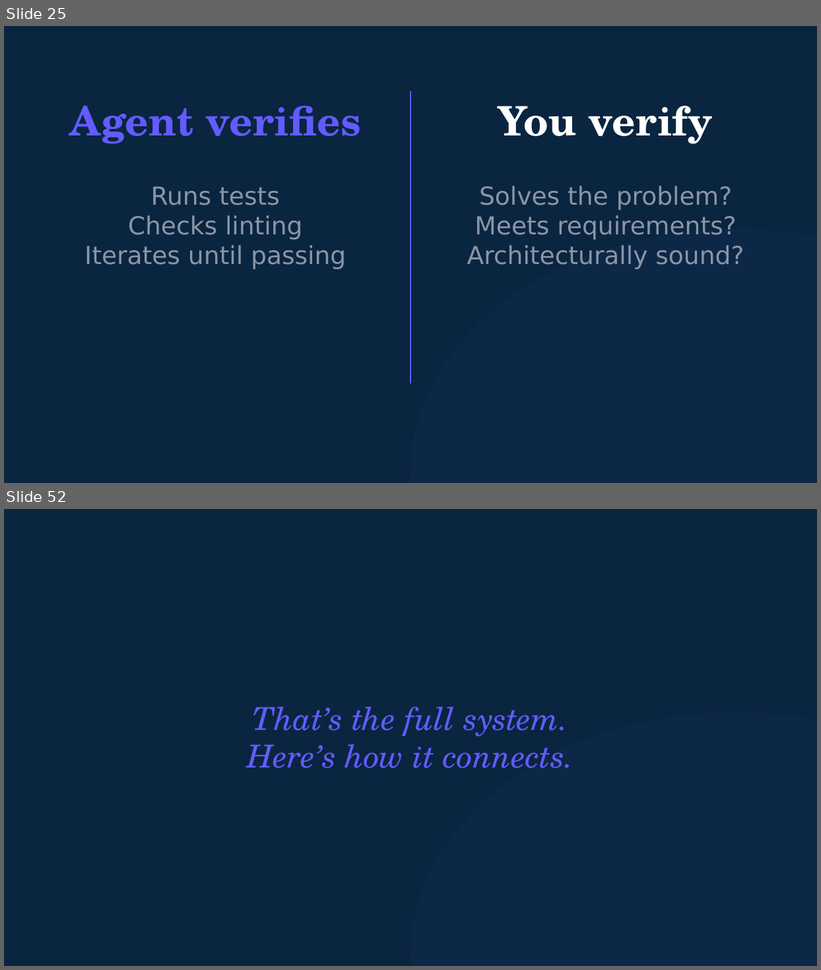
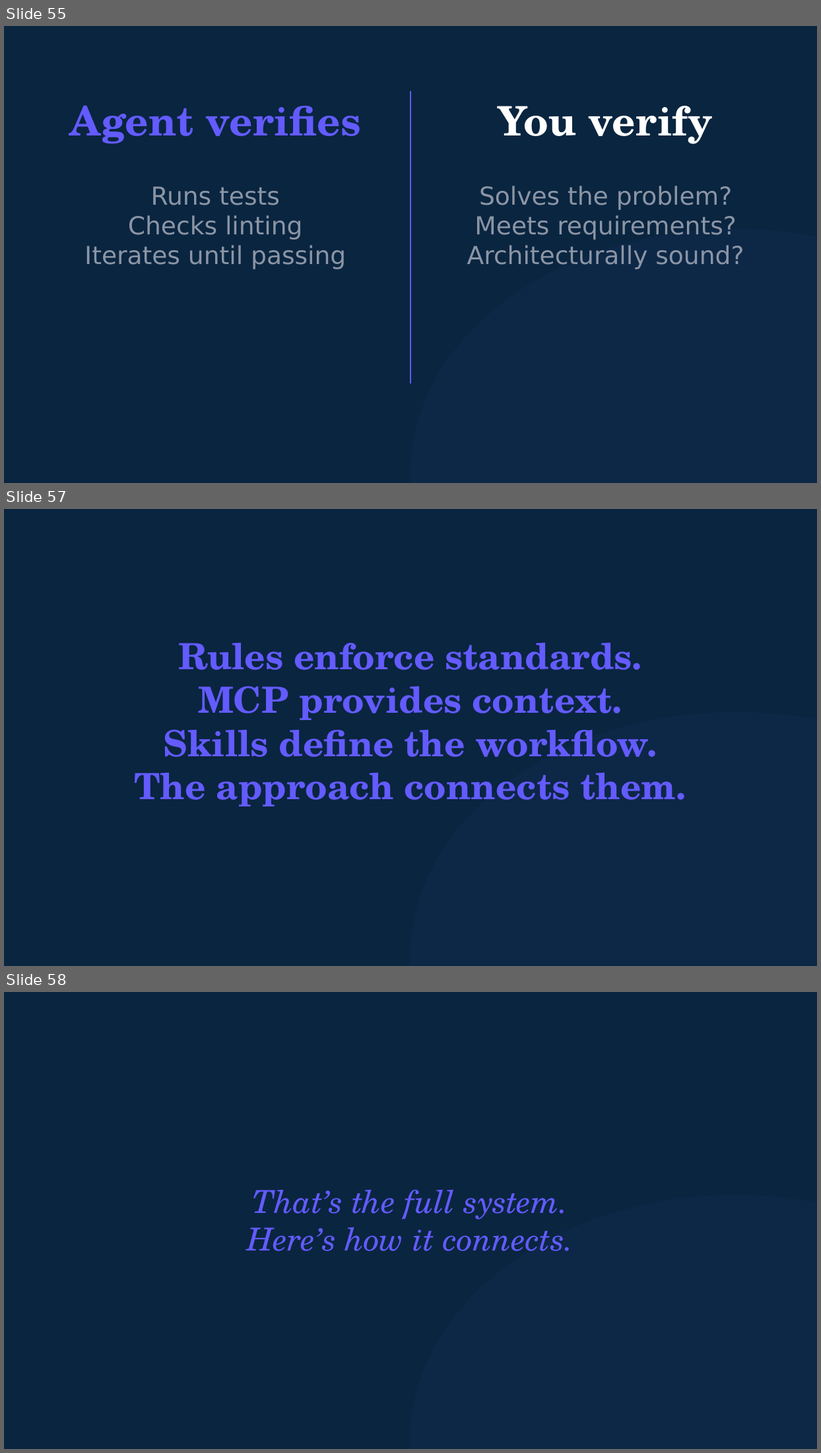
Before and after one commit to michaelengland/ai-best-practices, a slide deck: decks/builder/builder.pptx. Shown one above the other, each under a label of ours: slides 25 and 52 before the commit, slides 55, 57 and 58 after it; the slides between them are not shown. The pictures are 821x970 and 821x1453 pixels, drawn with LibreOffice and Linux fonts; fonts in the diff are those of the drawing. Boxes give left, top, right and bottom in pixels: in the first picture for what was removed or moved away, otherwise in the second. Text is boxed around its words. In the diff, an @@ line names an element or a change of style, - is before the commit and + after.

```diff
--- a/decks/builder/builder.pptx
+++ b/decks/builder/builder.pptx
@@ slide 57 added at <box>4,509,817,966</box>, background #0A2540 @@
@@ text added at <box>134,642,686,807</box>, 32 pt, text #635BFF, bold @@
+Rules enforce standards.
+MCP provides context.
+Skills define the workflow.
+The approach connects them.
@@ ellipse added at <box>411,712,817,966</box>, fill #635BFF at 4% opacity @@
@@ what was slide 25 is now slide 55 @@
@@ what was slide 52 is now slide 58 @@
```
Also in this commit, not shown: 6 slides changed, 11 other slides added, 5 slides removed, 6 other files.
